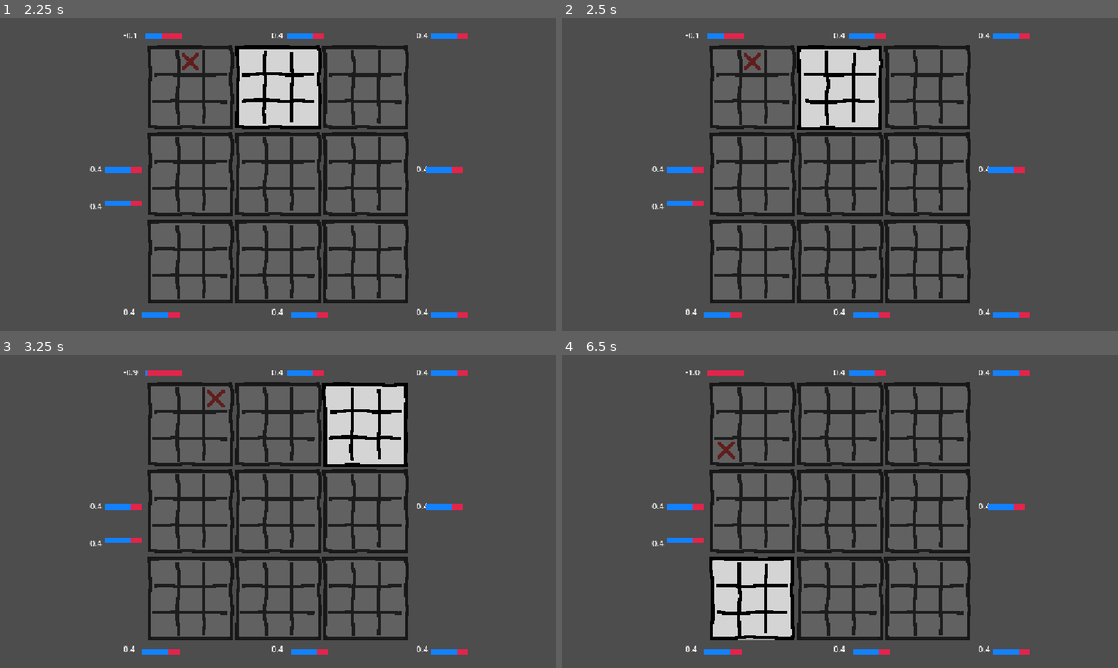
Above: before the commit, frames 1-4 (two rows, left to right).
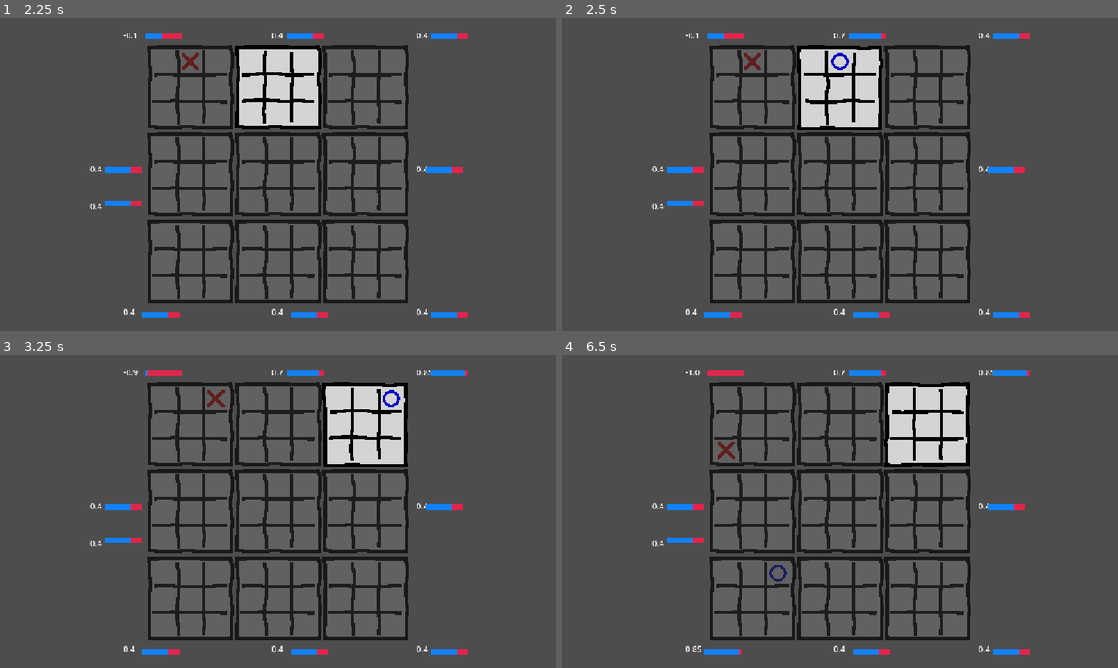
Above: after the commit, the same moments.

Repository: BecquerelBoy/MegaMorpion
Game: Godot game, scene res://Scene/main_menu.tscn
The game is run twice, just before and just after one commit, with the same random seed, the same clock (stepped at 60 frames per second) and the same inputs.
Inputs (mouse positions are in pixels of both pictures, inside the frame that each line leads up to):
- Up to frame 1 (2.25 s): click (278, 165) at 0.5 s; tap Enter (ui_accept) at 1.25 s; drag from (166, 61) to (216, 111) at 1.27 s; drag from (189, 61) to (250, 237) at 2.02 s
- Up to frame 2 (2.5 s): no input
- Up to frame 3 (3.25 s): move the mouse to (216, 398) at 2.77 s; hold Enter (ui_accept) from 2.78 s (still down); click (216, 398) at 2.92 s
- Up to frame 4 (6.5 s): release Enter (ui_accept) at 3.5 s; drag from (728, 423) to (867, 398) at 3.52 s; drag from (751, 423) to (867, 398) at 4.27 s; drag from (778, 423) to (756, 433) at 5.02 s; move the mouse to (728, 448) at 5.77 s; hold Enter (ui_accept) from 5.78 s (still down); click (728, 448) at 5.92 s

Frame 1 is identical in both runs. In frame 2, 0.1% of the frame differs, in the area x 48-58%, y 4-17%; in frame 3, 0.1%; in frame 4, 7.6%, in the area x 23-84%, y 4-96%.

Commit message:
Renam des scene + ia fonctionnel
J'ai renommé la scene main en Level_1 et j'ai créé une ia stupide mais fonctionnel

Diff:
--- a/mega-morpion/Scene/main.tscn
+++ b/mega-morpion/Scene/Level_1.tscn
@@ -41,45 +41,45 @@
 outline_size = 10
 outline_color = Color(0, 0, 0, 1)
 
-[node name="Main" type="Node2D"]
-script = ExtResource("1_sblpm")
+[node name="Level_1" type="Node2D"]
+script = ExtResource("1_niuqk")
 
 [node name="Camera2D" type="Camera2D" parent="."]
 
 [node name="GrandeGrille" type="Node2D" parent="."]
 
-[node name="GrandeCase1" parent="GrandeGrille" instance=ExtResource("2_r34rm")]
+[node name="GrandeCase1" parent="GrandeGrille" instance=ExtResource("2_ivsw0")]
 position = Vector2(-182, -180)
 scale = Vector2(0.29427317, 0.29427317)
 
-[node name="GrandeCase2" parent="GrandeGrille" instance=ExtResource("2_r34rm")]
+[node name="GrandeCase2" parent="GrandeGrille" instance=ExtResource("2_ivsw0")]
 position = Vector2(0, -180)
 scale = Vector2(0.29427317, 0.29427317)
 
-[node name="GrandeCase3" parent="GrandeGrille" instance=ExtResource("2_r34rm")]
+[node name="GrandeCase3" parent="GrandeGrille" instance=ExtResource("2_ivsw0")]
 position = Vector2(181, -180)
 scale = Vector2(0.29427317, 0.29427317)
 
-[node name="GrandeCase4" parent="GrandeGrille" instance=ExtResource("2_r34rm")]
+[node name="GrandeCase4" parent="GrandeGrille" instance=ExtResource("2_ivsw0")]
 position = Vector2(-182, 0)
 scale = Vector2(0.29427317, 0.29427317)
 
-[node name="GrandeCase5" parent="GrandeGrille" instance=ExtResource("2_r34rm")]
-scale = Vector2(0.29427317, 0.29427317)
-
-[node name="GrandeCase6" parent="GrandeGrille" instance=ExtResource("2_r34rm")]
+[node name="GrandeCase5" parent="GrandeGrille" instance=ExtResource("2_ivsw0")]
+scale = Vector2(0.29427317, 0.29427317)
+
+[node name="GrandeCase6" parent="GrandeGrille" instance=ExtResource("2_ivsw0")]
 position = Vector2(181, 0)
 scale = Vector2(0.29427317, 0.29427317)
 
-[node name="GrandeCase7" parent="GrandeGrille" instance=ExtResource("2_r34rm")]
+[node name="GrandeCase7" parent="GrandeGrille" instance=ExtResource("2_ivsw0")]
 position = Vector2(-182, 181)
 scale = Vector2(0.29427317, 0.29427317)
 
-[node name="GrandeCase8" parent="GrandeGrille" instance=ExtResource("2_r34rm")]
+[node name="GrandeCase8" parent="GrandeGrille" instance=ExtResource("2_ivsw0")]
 position = Vector2(0, 181)
 scale = Vector2(0.29427317, 0.29427317)
 
-[node name="GrandeCase9" parent="GrandeGrille" instance=ExtResource("2_r34rm")]
+[node name="GrandeCase9" parent="GrandeGrille" instance=ExtResource("2_ivsw0")]
 position = Vector2(181, 181)
 scale = Vector2(0.29427317, 0.29427317)
 
--- a/mega-morpion/Script/grand_case_1.gd
+++ b/mega-morpion/Script/grand_case_1.gd
@@ -56,7 +56,7 @@
 
 func _on_case_mouse_entered(case_number):
 	# → Lancer l'animation de la grande case où l'adversaire devra jouer
-	var main_scene = get_tree().get_root().get_node("Main")
+	var main_scene = get_tree().get_root().get_node("Level_1")
 	var grande_grille = main_scene.get_node("GrandeGrille")
 
 	# Récupérer la prochaine grande case
@@ -80,7 +80,7 @@
 
 func _on_case_mouse_exited(case_number):
 	# → Arrêter l’animation de la grande case cible quand on quitte la case
-	var main_scene = get_tree().get_root().get_node("Main")
+	var main_scene = get_tree().get_root().get_node("Level_1")
 	var grande_grille = main_scene.get_node("GrandeGrille")
 	var target_case = grande_grille.get_node("GrandeCase" + str(case_number))
 
@@ -150,6 +150,43 @@
 
 	# Vérifier s'il y a un gagnant dans cette petite grille
 	check_winner()
+
+# Place un symbole en forçant quel joueur (utile pour IA).
+# player_forced doit être "cross" ou "circle".
+func place_symbol_forced(case_number: int, player_forced: String) -> void:
+	# sécurité : ne rien faire si case occupée ou grille gagnée
+	if grid_state[case_number] != null or is_won:
+		return
+
+	# Enregistrer dans le GameState
+	GameState.register_symbol(grande_case_number, case_number, player_forced)
+
+	# Cacher l'aperçu
+	hide_preview()
+
+	var case_node = shapes[case_number - 1]
+	var cshape = case_node.get_node("CShape" + str(case_number))
+
+	# Créer la bonne sprite selon player_forced
+	var new_symbol
+	if player_forced == "cross":
+		new_symbol = red_cross.duplicate()
+		grid_state[case_number] = "cross"
+	else:
+		new_symbol = blue_circle.duplicate()
+		grid_state[case_number] = "circle"
+
+	new_symbol.modulate = Color(1, 1, 1, 1)
+	new_symbol.visible = true
+	new_symbol.position = Vector2.ZERO
+	cshape.add_child(new_symbol)
+
+	# Émettre le signal comme d'habitude
+	emit_signal("case_jouee", grande_case_number, case_number)
+
+	# Vérifier si gagnant
+	check_winner()
+
 
 func check_winner():
 	# Combinaisons gagnantes
--- a/mega-morpion/Script/main.gd
+++ b/mega-morpion/Script/main.gd
@@ -48,14 +48,18 @@
 	if grande_case_states[next_grande_case] != null:
 		next_grande_case = null
 
-	# Alterner le joueur
-	current_player = "circle" if current_player == "cross" else "cross"
-
-	# Mettre à jour les cases jouables
-	update_playable_cases()
-
 	# Vérifier s'il y a un gagnant au Super Morpion
 	check_super_morpion()
+
+	# Alterner le joueur UNE SEULE FOIS
+	current_player = "circle" if current_player == "cross" else "cross"
+
+	# Mettre à jour les cases jouables
+	update_playable_cases()
+
+	# Si c'est au tour de l'IA, elle joue
+	if current_player == "circle" and not game_over:
+		ia_play()
 
 func _on_petite_grille_gagnee(grande_case_num, winner):
 	grande_case_states[grande_case_num] = winner
@@ -159,6 +163,104 @@
 
 	update_playable_cases()
 
+# --- IA : joue pour les ronds en regardant le futur coup du joueur ---
+func ia_play():
+	if current_player != "circle" or game_over:
+		return
+
+	var best_grande = null
+	var best_petite = null
+	var best_score = -INF
+
+	# Parcourt toutes les grandes cases
+	for i in range(1, 10):
+		var grande_case = grandes_cases[i - 1]
+		# Ne considérer que les grandes cases jouables
+		if not grande_case.is_playable:
+			continue
+
+		# Parcourt toutes les petites cases libres dans cette grande case
+		for j in range(1, 10):
+			if grande_case.grid_state[j] != null:
+				continue
+
+			# Simulation : l'IA jouerait dans (i, j)
+			# Le joueur devra jouer ensuite dans la grande case "next_big" = j
+			var next_big = j
+
+			# Si la case de destination est déjà finie => joueur peut jouer n'importe où
+			if grande_case_states.get(next_big, null) != null:
+				next_big = null
+
+			# On calcule le score que l'IA veut maximiser : le score des ronds dans la future grande case
+			var predicted_score = evaluate_future_case_with_simulation(i, j, next_big)
+
+			if predicted_score > best_score:
+				best_score = predicted_score
+				best_grande = i
+				best_petite = j
+
+	# Jouer le meilleur coup trouvé (si un existe)
+	if best_grande != null and best_petite != null:
+		var chosen_case = grandes_cases[best_grande - 1]
+		await get_tree().create_timer(0.25).timeout
+		# On appelle directement place_symbol sur la grande case choisie
+		chosen_case.place_symbol_forced(best_petite, "circle")
+
+
+# Évalue la "valeur" de la future grande case où le JOUEUR devra jouer,
+# en tenant compte d'une simulation où l'IA aurait joué (simulated_big, simulated_small).
+# - simulated_big, simulated_small : emplacement simulé du coup de l'IA (1..9)
+# - target_big_case : la grande case où le joueur devra jouer après (ou null si joueur peut jouer n'importe où)
+# Retourne un float (plus élevé = meilleur pour les ronds)
+func evaluate_future_case_with_simulation(simulated_big: int, simulated_small: int, target_big_case):
+	# Si target_big_case == null -> joueur peut jouer n'importe où :
+	# on prend le meilleur score parmi toutes les grandes cases jouables après la simulation.
+	# Simulation n'affecte que la grande case simulated_big.
+	# Pour simuler, on modifie temporairement GameState.big_grid_state.
+
+	# Préparation : savoir si on doit simuler (seulement si simulated_big valide)
+	var did_simulate := false
+	if simulated_big >= 1 and simulated_big <= 9:
+		# Ajouter temporairement la position dans GameState
+		var sim_list = GameState.big_grid_state[simulated_big]["circle"]
+		# éviter double-ajout si la position est déjà présente (au cas où)
+		if simulated_small not in sim_list:
+			sim_list.append(simulated_small)
+			did_simulate = true
+
+	# Calcul du score après simulation
+	var result_score := -INF
+
+	if target_big_case == null:
+		# joueur peut jouer partout -> on regarde toutes les grandes cases encore jouables
+		for k in range(1, 10):
+			if grande_case_states.get(k, null) != null:
+				continue
+			var s = GridEvaluator.evaluate_big_case(k)
+			# On maximise le score pour les ronds
+			if s > result_score:
+				result_score = s
+	else:
+		# joueur forcé dans target_big_case
+		# si la target est finie (par sécurité), on retourne -INF
+		if grande_case_states.get(target_big_case, null) != null:
+			result_score = -INF
+		else:
+			result_score = GridEvaluator.evaluate_big_case(target_big_case)
+
+	# Annuler la simulation si on l'a faite
+	if did_simulate:
+		var sim_list2 = GameState.big_grid_state[simulated_big]["circle"]
+		# retirer la première occurrence de simulated_small
+		for idx in range(sim_list2.size()):
+			if sim_list2[idx] == simulated_small:
+				sim_list2.remove_at(idx)
+				break
+
+	return result_score
+
+
 func _input(event):
 	if event.is_action_pressed("ui_accept"):  # Touche Entrée
 		reset_game()
--- a/mega-morpion/Script/main_menu.gd
+++ b/mega-morpion/Script/main_menu.gd
@@ -54,7 +54,7 @@
 	TransitionScreen.transition()
 	await TransitionScreen.on_transition_finished
 	MusicManager.stop_music(0.4)  # Durée du fade out (ajustez selon la durée de votre transition)
-	get_tree().change_scene_to_file("res://Scene/main.tscn")
+	get_tree().change_scene_to_file("res://Scene/Level_1.tscn")
 
 func _on_v_1_pressed() -> void:
 	TransitionScreen.transition()
Not shown: 11 places in mega-morpion/Scene/Level_1.tscn that only renumber resources
